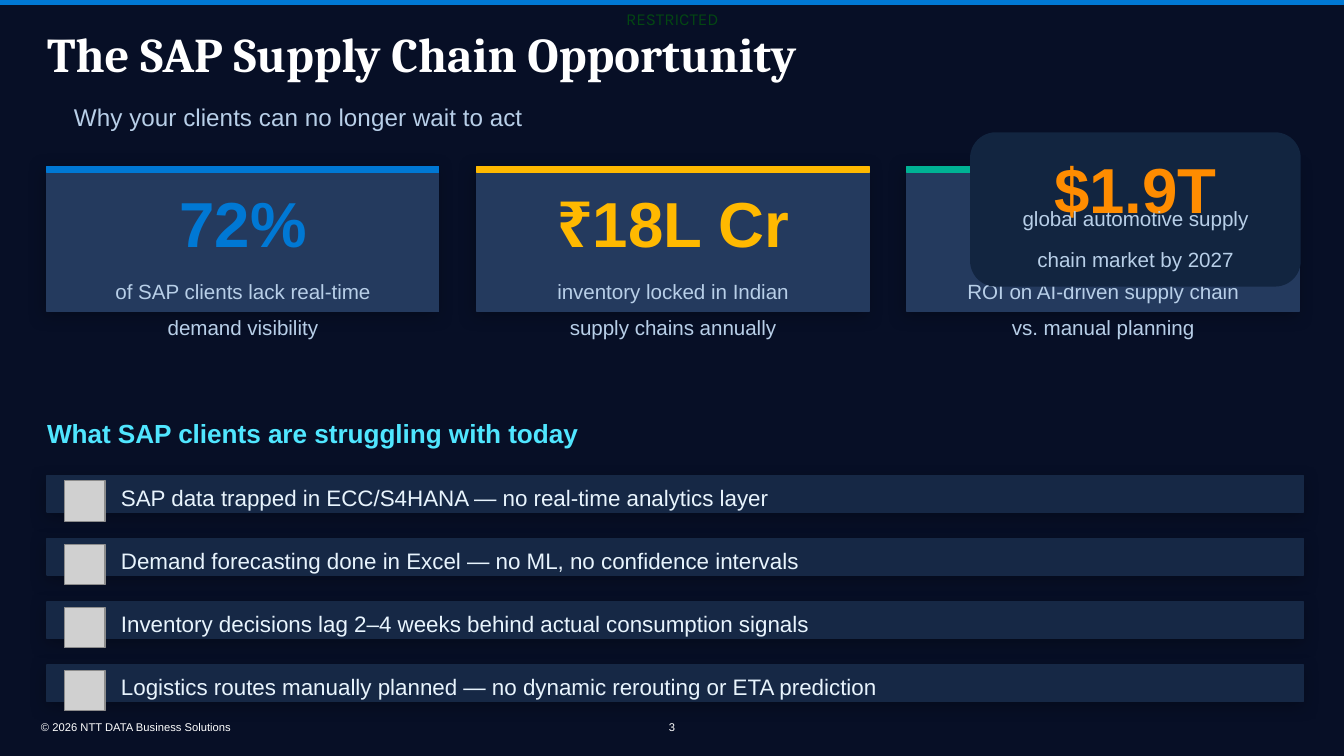
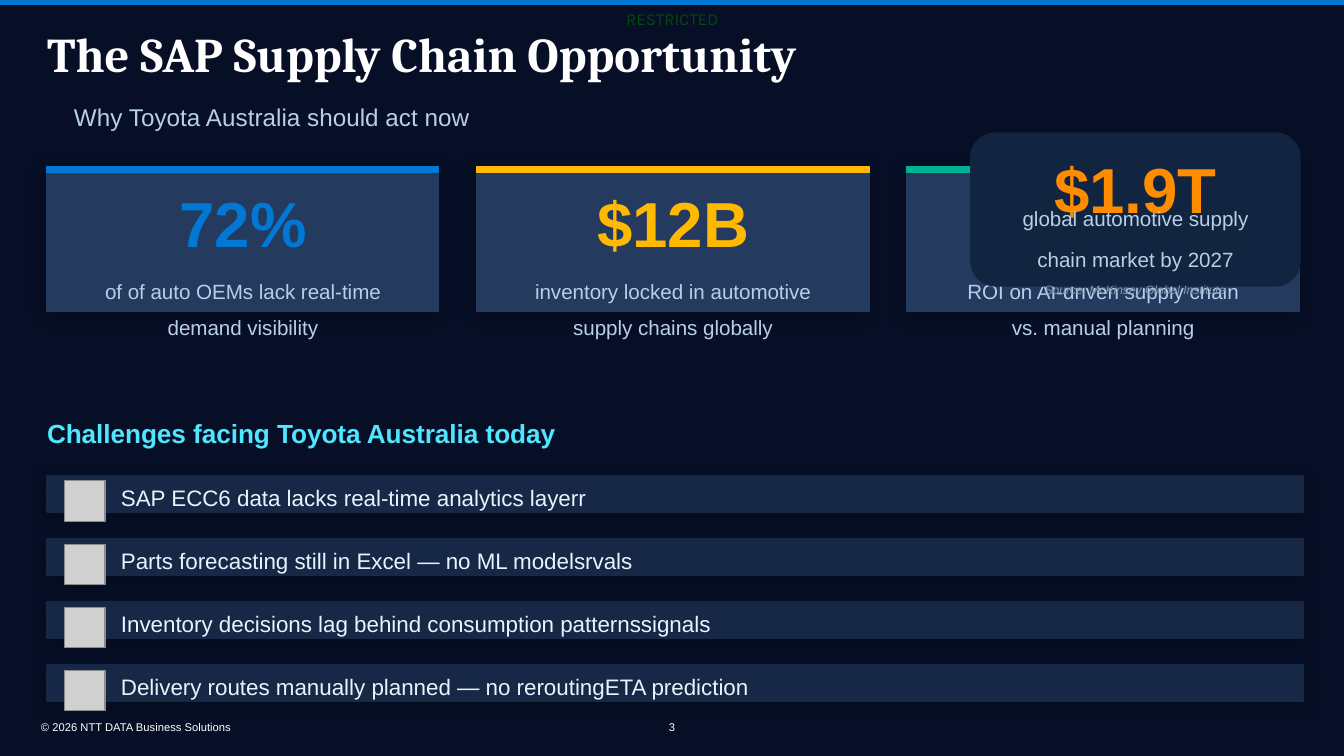
Before and after one commit to bhartiya75/ntt, a slide deck: slide 3 of backend/generated_ppts/NDBS_SAP_Supply_Chain_AI_v2.0.pptx. Drawn at 1344x756 pixels with LibreOffice and Linux fonts; fonts in the diff are those of the drawing; grey boxes stand for pictures; background and template pictures are left out. Boxes give left, top, right and bottom in pixels: in the first picture for what was removed or moved away, otherwise in the second. Text is boxed around its words. In the diff, an @@ line names an element or a change of style, - is before the commit and + after.

```diff
--- a/backend/generated_ppts/NDBS_SAP_Supply_Chain_AI_v2.0.pptx
+++ b/backend/generated_ppts/NDBS_SAP_Supply_Chain_AI_v2.0.pptx
@@ text at [74, 108, 470, 131]: text changed @@
-Why your clients can no longer wait to act
+Why Toyota Australia should act now
@@ text at [597, 199, 749, 252]: text changed @@
-₹18L Cr
+$12B
@@ text at [105, 284, 381, 299]: text changed @@
-of SAP clients lack real-time
+of of auto OEMs lack real-time
@@ text at [535, 284, 811, 340]: text changed @@
-inventory locked in Indian
-supply chains annually
+inventory locked in automotive
+supply chains globally
@@ text added at [1045, 284, 1225, 296], 8.7 pt, text #8099B3, italic @@
+Source: McKinsey Global Institute
@@ text at [47, 424, 556, 448]: text changed @@
-What SAP clients are struggling with today
+Challenges facing Toyota Australia today
@@ text at [121, 489, 586, 511]: text changed @@
-SAP data trapped in ECC/S4HANA — no real-time analytics layer
+SAP ECC6 data lacks real-time analytics layerr
@@ text at [121, 552, 632, 574]: text changed @@
-Demand forecasting done in Excel — no ML, no confidence intervals
+Parts forecasting still in Excel — no ML modelsrvals
@@ text at [121, 615, 710, 637]: text changed @@
-Inventory decisions lag 2–4 weeks behind actual consumption signals
+Inventory decisions lag behind consumption patternssignals
@@ text at [121, 678, 749, 700]: text changed @@
-Logistics routes manually planned — no dynamic rerouting or ETA prediction
+Delivery routes manually planned — no reroutingETA prediction
```
Also in this commit, not shown: 13 other slides changed, 1 slide added, 4 other files.
